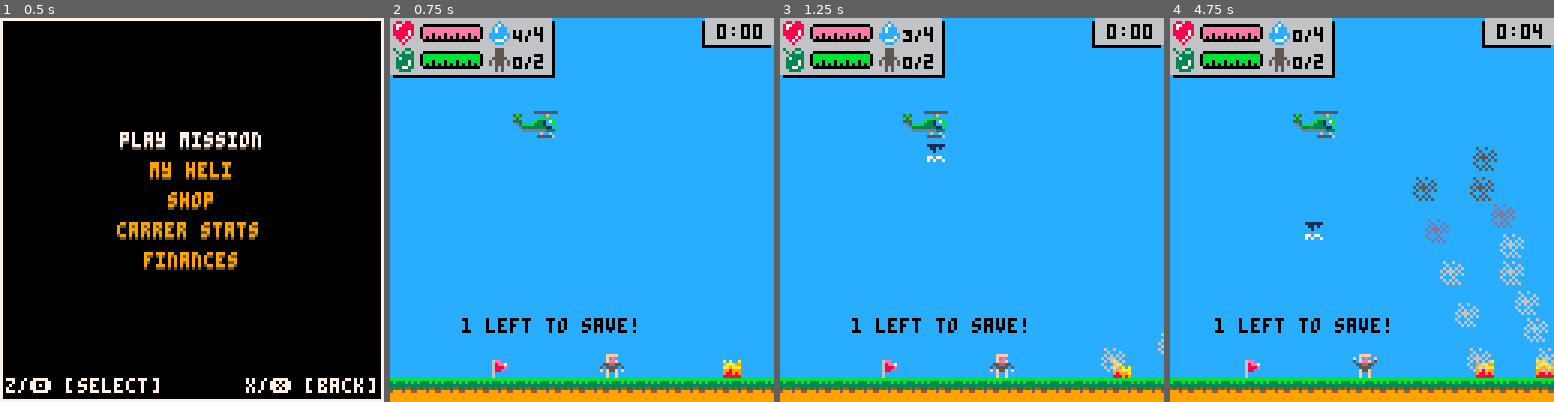
Above: before the commit, frames 1-4 (left to right).
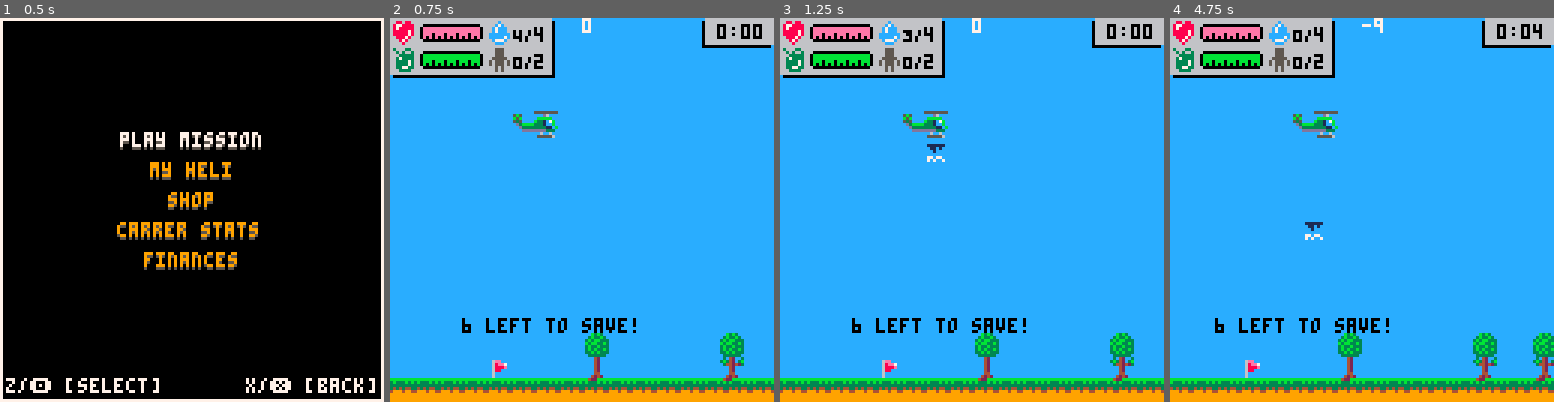
Above: after the commit, the same moments.

Repository: NinetiesPaul/PicoRescue
Game: PICO-8 cartridge picorescue.p8
Two runs of this game, one before a commit and one after it. Both use one fixed random seed, a clock stepped at 60 frames per second and the inputs below.
Inputs:
- Up to frame 1 (0.5 s): tap X (X key) at 0.33 s
- Up to frame 2 (0.75 s): tap O (Z key) at 0.7 s
- Up to frame 3 (1.25 s): tap X (X key) at 1.07 s
- Up to frame 4 (4.75 s): hold Right 1.6-2.1 s; tap O (Z key) every 0.4 s from 1.7 to 4.5 s; tap X (X key) at 1.85, 2.97, 4.08 s; hold Up 2.15-2.42 s; hold Right 2.47-3.03 s; hold Left 3.08-3.58 s; hold Down 3.63-3.97 s; hold Right 4.02-4.68 s; hold Up from 4.73 s (still down)

Frame 1 is identical in both runs. In frame 2, 1.4% of the frame differs, in the area x 18-93%, y 0-95%; in frame 3, 1.5%; in frame 4, 3.7%, in the area x 11-100%, y 0-95%.

Commit message:
added trees

Diff:
--- a/picorescue.p8
+++ b/picorescue.p8
@@ -95,10 +95,10 @@
 		missions_earnings = 0,
 		civs_left_behind = 0
 	}
-	difficulties = { "easy" } -- ,  "normal", "hard"
+	difficulties = { "hard" } -- ,  "normal", "hard"
 	civ_spawn =
 	{
-		easy = { 70 }, -- 150, 250, 345, 460
+		easy = { 150, 250, 345, 460 },
 		normal = { 250, 350, 395, 470, 590 },
 		hard = { 290, 390, 580, 620, 680, 750 }
 	}
@@ -107,6 +107,11 @@
 		easy = { 110, 130, 200, 220, 330, 360, 410, 420, 440 },
 		normal = { 170, 200, 220, 330, 370, 420, 450, 510, 520, 530, 560 },
 		hard = { 200, 220, 330, 370, 410, 460, 510, 530, 560, 605, 635, 660, 700, 730 }
+	}
+	tree_spawn = {
+		easy = { 75, 95, 160, 235, 270, 310, 450, 470 },
+		normal = { 85, 110, 150, 240, 270, 300, 385, 485, 610, 630, 660 },
+		hard = { 65, 110, 130, 180, 245, 270, 420, 440, 480, 500          , 785, 800, 820, 830, 855 }
 	}
 	excoriation =
 	{
@@ -468,6 +473,7 @@
 		foreach(smoke_pcs,draw_smoke)
 		foreach(water_drops,draw_water)
 		foreach(ground_pcs,draw_ground)
+		if (mission_day_time == "day") foreach(tree_pcs,draw_tree)
 
 		if mission_leave_prompt then
 			rectfill(26,48, 100, 79, 8)
@@ -476,6 +482,8 @@
 			print("[z/🅾️] yes ", 44, 62, 7)
 			print("[x/❎] no", 46, 70, 7)
 		end
+
+		print(flr(world_x), 64, 0, 7)
 
 		rectfill(104, 1, 126, 9, 0)
 		rectfill(105, 0, 127, 8, 6)
@@ -631,7 +639,7 @@
 				if (player.rotor_fuel <= 5) low_fuel_prompt = true block_btns = true
 
 				if not low_fuel_prompt or low_fuel_prompt_confirm then
-					mission_civ_saved = 0 mission_fire_put_out = 0 mission_earnings = 0 difficulty = rnd(difficulties) curr_screen = 2
+					mission_civ_saved = 0 mission_fire_put_out = 0 mission_earnings = 0 difficulty = rnd(difficulties) create_tree() curr_screen = 2
 				else
 					if (btnp(4)) low_fuel_prompt_confirm = true
 				end
@@ -737,7 +745,6 @@
 		down_btn = btn(3)
 
 		create_ground()
-		-- create_trees()
 		if (not fire_pcs_created) create_fire()
 		if (not civ_pcs_created) create_civ()
 		if (not player.rescuing and not mission_leave_prompt) move_rotor()
@@ -752,6 +759,7 @@
 		foreach(smoke_pcs,move_smoke)
 		foreach(fire_pcs,move_fire)
 		foreach(ground_pcs,move_ground)
+		foreach(tree_pcs,move_tree)
 		foreach(water_drops,move_water)
 		foreach(civ_pcs,move_civ)
 		foreach(civ_pcs,pickup_civ)
@@ -1259,25 +1267,33 @@
 -->8
 -- scenery logic
 
-function create_trees()
-	if player.speed_x > 1 then
-		if counter%30==0 and flr(rnd(2)) == 1 then
-			if (player.facing == "right") x = -8
-			if (player.facing == "left") x = 128
-
-			local tree = {}
-			tree.x = x
-			tree.y = 112
-			add(tree_pcs, tree)
-		end
-	end
+function create_tree()
+	for k,v in pairs(tree_spawn) do
+		if k == difficulty then
+			for value in all(v) do
+				local tree = {}
+				tree.x = value
+				tree.spr = rnd({ 021, 037 })
+				add(tree_pcs, tree)
+			end
+		end
+	end
+end
+
+function draw_tree(tree)
+	spr(022, tree.x, 105)
+	spr(tree.spr, tree.x, 113)
+end
+
+function move_tree(tree)
+	if (player.mvn_dir == "left") tree.x += player.speed_x
+	if (player.mvn_dir == "right") tree.x -= player.speed_x
 end
 
 function create_ground()
 	for i = count(ground_pcs), 16 do
 		local ground = {}
 		ground.x = starting_x*1
-		ground.y = 120
 		add(ground_pcs, ground)
 		starting_x+=8
 	end
@@ -1285,7 +1301,7 @@
 
 function draw_ground(ground)
 	ground_spr = (mission_day_time == "night") and 012 or 017
-	spr(ground_spr,ground.x,ground.y)
+	spr(ground_spr, ground.x, 120)
 end
 
 function move_ground(ground)
@@ -1444,24 +1460,24 @@
 end
 
 function move_water(water)
- if (water.speed < 2) water.speed += 0.15
- water.y += water.speed
+	if (water.speed < 2) water.speed += 0.15
+	water.y += water.speed
 	if (player.mvn_dir == "left") water.x += player.speed_x
 	if (player.mvn_dir == "right") water.x -= player.speed_x
 
- for fire in all(fire_pcs) do
-	 if
-	 	water.x >= fire.x - 2 and
-	 	water.x <= fire.x + 10 and
-	 	water.y >= fire.y and
-	 	water.y <= fire.y + 8
-		then
-			mission_fire_put_out += 1
-			del(fire_pcs,fire)
-		end
- end
-
- if (water .y >= 116) del(water_drops,water)
+	for fire in all(fire_pcs) do
+		if
+		 	water.x >= fire.x - 2 and
+		 	water.x <= fire.x + 10 and
+		 	water.y >= fire.y and
+		 	water.y <= fire.y + 8
+			then
+				mission_fire_put_out += 1
+				del(fire_pcs,fire)
+			end
+	 end
+
+	if (water .y >= 116) del(water_drops,water)
 end
 __gfx__
 0300033000d00d000000300000b00000000d60000006600000d00000000d600000066000000000000004f000ff44f4ff11111111202000000002000000000000
@@ -1474,20 +1490,20 @@
 0003333000dddd000000d00000000000055555600050050000000000011111500050050000051551511515000051150022222222000000000022000000000000
 00880880bbbbbbbb0000000000000000000000000004200000b3b300777777770000000099aaaaa9222222222222222222222222000000000022000000000000
 087788883b333b3b0000999000000000000000000004200003b33b30c7ccc7c70000000099aaaaa9222222222222222222222222000000000022000000000000
-08788888333333330099aa9007070070006ee000000420003b3bb3331cc1c1cc0000000099aaaaa9200000000000000000000002000000000022000000000000
-088888783434344309aaa900077c77c00068ee7000042000b3bb33b3111c1c110002900099aaaaa9022222222222222222222220000000000022000000000000
-08888878499949940099aa900cccccc0006888e0000420003b33b333c1c1c1cc0029990099aaaaa9022222222222222222222220000000000022000000000000
-0088878099999999000099900cc1ccc000688000000440003b3b33b3111111110299a99099aaaaa9022202220222022222202220000000000022000000000000
-0008780099999999000000000c11c1c0006000000042420033b3b33311111111299aaa9999aaaaa9020202020202020220202020000000000022000000000000
-000080009999999900000000011111100060000004220000033333301111111199aaaaa999aaaaa9200000000000000000000002000000000022000000000000
-0005550000ffff0000ffff0000ffff0000ffff0000000000006d5076766635500000000066777776000000000000000000000000000000000222000000000000
-0005550000fcec00f0fcec0ff0fcec0000fcec0f00000000067cc5bbbbbbb3350000000066777776000000000000000000000000000000000222000000000000
-0005550000feef0050feef0550feef0000feef05000000000dccc5bbbbbb33350000000066777776000000000000000000000000000000000222000000000000
-00555550055dd550055dd550055dd550055dd5500000000066ddd6ddbbb333350005600066777776000000000000000000000000000000000222000000000000
-05055505505555050055550000555505505555000000000066666653333333350056660066777776070700000777007007700070077700700222000000000000
-05055505f0f55f0f00f55f0000f55ffffff55f0000000000d666d1533336d1310566766066777776007000000707007000700070007700700222000000000000
-0005050000f00f0000f00f0000f000f00f000f0000000000055dd151155dd1505667776666777776070700000707070000700700070007000222000000000000
-0005050000f00f0000f00f0000f0000000000f000000000000011100000111006677777666777776000000000777070007770700077707000222000000000000
+08788888333333330099aa9007070070006ee000000420003b3bb3331cc1c1cc0000000099aaaaa9200000000000000000000002030000000022000000000000
+088888783434344309aaa900077c77c00068ee7000042000b3bb33b3111c1c110002900099aaaaa90222222222222222222222203a3000000022000000000000
+08888878499949940099aa900cccccc0006888e0000420003b33b333c1c1c1cc0029990099aaaaa9022222222222222222222220030003000022000000000000
+0088878099999999000099900cc1ccc000688000000440003b3b33b3111111110299a99099aaaaa90222022202220222222022203b00bab00022000000000000
+0008780099999999000000000c11c1c0006000000042420033b3b33311111111299aaa9999aaaaa90202020202020202202020200b3003000022000000000000
+000080009999999900000000011111100060000004220000033333301111111199aaaaa999aaaaa92000000000000000000000020b000b000022000000000000
+0005550000ffff0000ffff0000ffff0000ffff0003042003006d5076766635500000000066777776000000000000000000000000000000000222000000000000
+0005550000fcec00f0fcec0ff0fcec0000fcec0f3b34203b067cc5bbbbbbb3350000000066777776000000000000000000000000000000000222000000000000
+0005550000feef0050feef0550feef0000feef05034424230dccc5bbbbbb33350000000066777776000000000000000000000000000000000222000000000000
+00555550055dd550055dd550055dd550055dd5500004200066ddd6ddbbb333350005600066777776000000000000000000000000000000000222000000000000
+05055505505555050055550000555505505555000004200066666653333333350056660066777776070700000777007007700070077700700222000000000000
+05055505f0f55f0f00f55f0000f55ffffff55f0000044000d666d1533336d1310566766066777776007000000707007000700070007700700222000000000000
+0005050000f00f0000f00f0000f000f00f000f0000424200055dd151155dd1505667776666777776070700000707070000700700070007000222000000000000
+0005050000f00f0000f00f0000f0000000000f000422000000011100000111006677777666777776000000000777070007770700077707000222000000000000
 0000c0000600600006006000060000000050050500000000006d5076766635500000000000000000000000000000000000000000000000000222000000000000
 000c7c000060006000600060006000600555005000000000067cc5ccccccc1150000000000090000000000000000000000000000000000000222000000000000
 00c7ccc006060606060000060000000600500505000000000dccc5cccccc11150a0a00a000aa00000a0000000000000000000000000000002222000000000000
